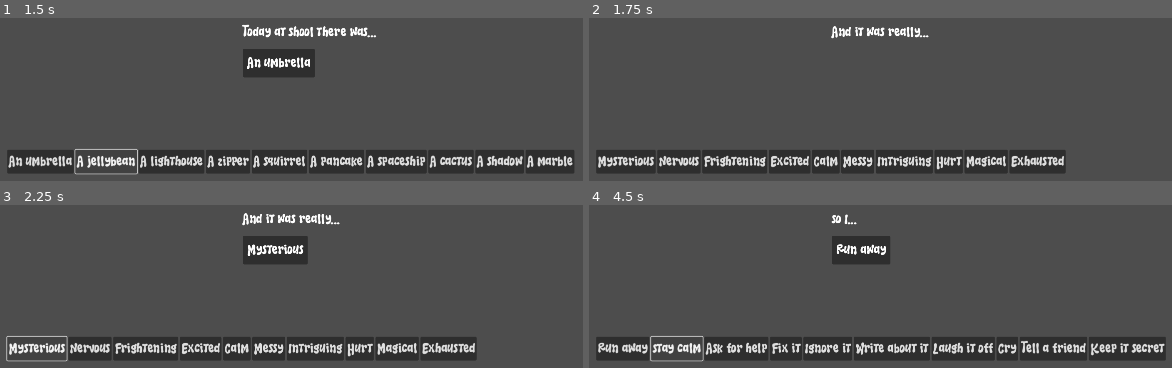
Above: before the commit, frames 1-4 (two rows, left to right).
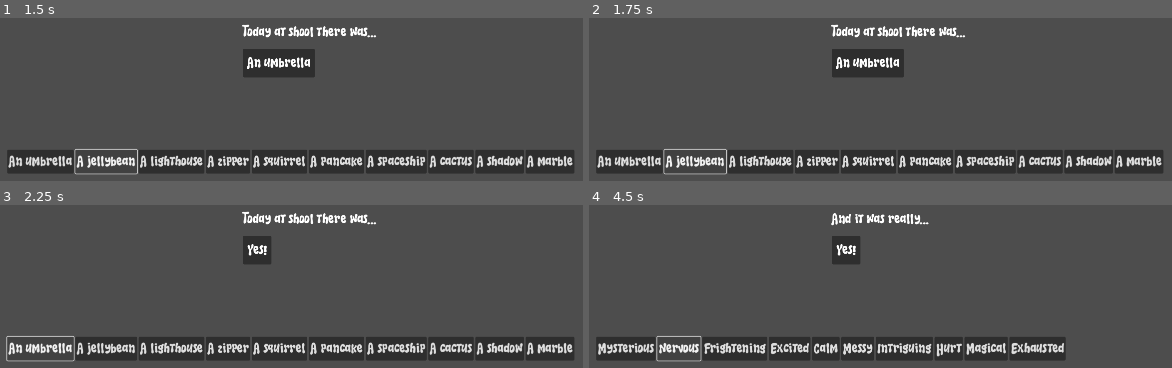
Above: after the commit, the same moments.

Repository: Balatzar/keep-it-flowing
Game: Godot game, scene res://Levels/FirstLevel/FirstLevel.tscn
The game is run twice, just before and just after one commit, with the same random seed, the same clock (stepped at 60 frames per second) and the same inputs.
Inputs (mouse positions are in pixels of both pictures, inside the frame that each line leads up to):
- Up to frame 1 (1.5 s): click "An umbrella" at 0.5 s; click "A jellybean" at 1.25 s
- Up to frame 2 (1.75 s): no input
- Up to frame 3 (2.25 s): click (34, 348) at 2 s, where only the run before the commit has a clickable "Mysterious"
- Up to frame 4 (4.5 s): click (676, 348) at 2.75 s, where only the run before the commit has a clickable "Nervous"; click (623, 348) at 3.5 s, where only the run before the commit has a clickable "Run away"; click (676, 348) at 4.25 s, where only the run before the commit has a clickable "Stay calm"

Frame 1 is identical in both runs. In frame 2, 8.9% of the frame differs, in the area x 1-99%, y 3-97%; in frame 3, 7.9%; in frame 4, 7.5%.

Commit message:
Display success

Diff:
--- a/UI/WordFlow/word_flow.gd
+++ b/UI/WordFlow/word_flow.gd
@@ -96,15 +96,32 @@
 		# Create a timer to make the word disappear
 		var timer = Timer.new()
 		add_child(timer)
-		timer.wait_time = 1.0
+		timer.wait_time = 1.5
 		timer.one_shot = true
-		timer.timeout.connect(_on_word_timer_timeout)
+		timer.timeout.connect(_on_selected_word_display_timeout)
 		timer.start()
 	elif new_state == GlobalState.State.THINKING:
 		_update_current_phrase()
 		start_filler_words()
+	elif new_state == GlobalState.State.RESPONDING:
+		# Get the score from selected word
+		var score = GlobalState.selected_word.get("value")
+		var rating = GlobalState.get_score_rating(score)
 
-func _on_word_timer_timeout():
+		# Create word instance to display rating word
+		var word_instance = WordScene.instantiate()
+		word_instance.word = GlobalState.get_rating_word(rating)
+		$HBoxContainer.add_child(word_instance)
+
+		# Create a timer to transition back to THINKING
+		var timer = Timer.new()
+		add_child(timer)
+		timer.wait_time = 1.0
+		timer.one_shot = true
+		timer.timeout.connect(_on_responding_timer_timeout)
+		timer.start()
+
+func _on_selected_word_display_timeout():
 	# Clear all words
 	for child in $HBoxContainer.get_children():
 		child.queue_free()
@@ -112,6 +129,14 @@
 	# Increment game phase
 	GlobalState.game_phase += 1
 
+	# Change state to RESPONDING
+	GlobalState.change_state(GlobalState.State.RESPONDING)
+
+func _on_responding_timer_timeout():
+	# Clear all words
+	for child in $HBoxContainer.get_children():
+		child.queue_free()
+
 	# Change state back to THINKING
 	GlobalState.change_state(GlobalState.State.THINKING)
 
--- a/global_state.gd
+++ b/global_state.gd
@@ -1,7 +1,18 @@
 extends Node
 
 # Define states
-enum State { START, THINKING, SELECTING_WORD }
+enum State { START, THINKING, SELECTING_WORD, RESPONDING }
+
+# Define score ratings
+enum ScoreRating { CRITICAL_FAILURE, FAIL, GOOD, GREAT }
+
+# Map ratings to response words
+const RATING_WORDS = {
+	ScoreRating.CRITICAL_FAILURE: "Noooooo!",
+	ScoreRating.FAIL: "No!",
+	ScoreRating.GOOD: "Yes!",
+	ScoreRating.GREAT: "Yesssssss!"
+}
 
 # Current state
 var current_state: State = State.START
@@ -22,3 +33,18 @@
 		current_state = new_state
 		emit_signal("state_changed", new_state)
 		print("State changed to:", new_state)
+
+# Function to get score rating from numeric score
+func get_score_rating(score: int) -> ScoreRating:
+	if score == 0:
+		return ScoreRating.CRITICAL_FAILURE
+	elif score >= 1 and score <= 99:
+		return ScoreRating.FAIL
+	elif score >= 100 and score <= 199:
+		return ScoreRating.GOOD
+	else:  # score >= 200 and score <= 300
+		return ScoreRating.GREAT
+
+# Function to get word response for a rating
+func get_rating_word(rating: ScoreRating) -> String:
+	return RATING_WORDS[rating]
